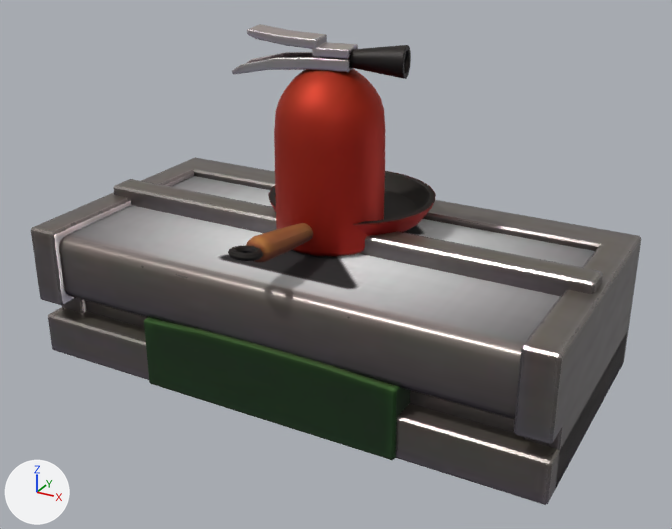
The glTF model public/models/kitchen.glb: old version first, new version second.
Camera for both pictures: a camera (50 mm lens) standing at (3.08, -5.54, 3.57) and looking at (0.14, -0.2, 0.9). The axes (+X, +Y, +Z) are drawn at lower left. The lights are the same throughout. The picture after the commit comes second.

The older version as bpy lines, for what is in view:
```python
me_extinguisher = bpy.data.meshes.new('extinguisher')
me_extinguisher.from_pydata(...)  # 516 vertices, 992 faces; spans x -0.701..0.531, y -0.389..0.382, z 1.002..2.497
me_extinguisher.materials.append(mat_kitchen_utensils)
me_pass = bpy.data.meshes.new('pass')
me_pass.from_pydata(...)  # 104 vertices, 204 faces; spans x -2.0..2.0, y -1.01..1.01, z 0.0..1.05
me_pass.materials.append(mat_kitchen_cabins_double)
me_plate_rack = bpy.data.meshes.new('plate-rack')
me_plate_rack.from_pydata(...)  # 604 vertices, 1184 faces; spans x -2.0..2.0, y -0.96..0.96, z 0.0..1.13
me_plate_rack.materials.append(mat_kitchen_cabins_double)
ob_extinguisher = bpy.data.objects.new('extinguisher', me_extinguisher)
ob_extinguisher.location = (0.0, 0.0, 0.0)
ob_pass = bpy.data.objects.new('pass', me_pass)
ob_pass.location = (0.0, 0.0, 0.0)
ob_plate_rack = bpy.data.objects.new('plate-rack', me_plate_rack)
ob_plate_rack.location = (0.0, 0.0, 0.0)
# also in view: 'bin' at (0.0, 0.0, 0.45); 'pan' at (0.0, -0.14, 1.23)
```
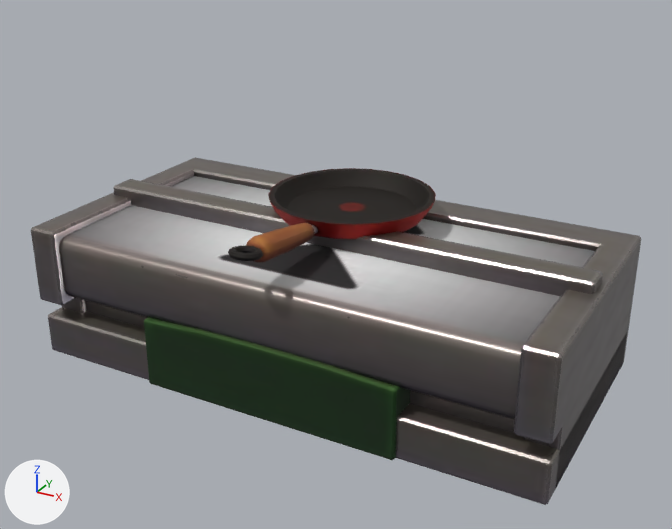
Pixel boxes (x1, y1, x2, y2) of what changed, in the pictures (672 x 529 px):
'extinguisher', deleted (red): before (232, 24, 411, 257)

Edits to the bpy script that builds the scene:
```text
Remove ob_extinguisher:
    ob_extinguisher = bpy.data.objects.new('extinguisher', me_extinguisher)
    ob_extinguisher.location = (0.0, 0.0, 0.0)
```
